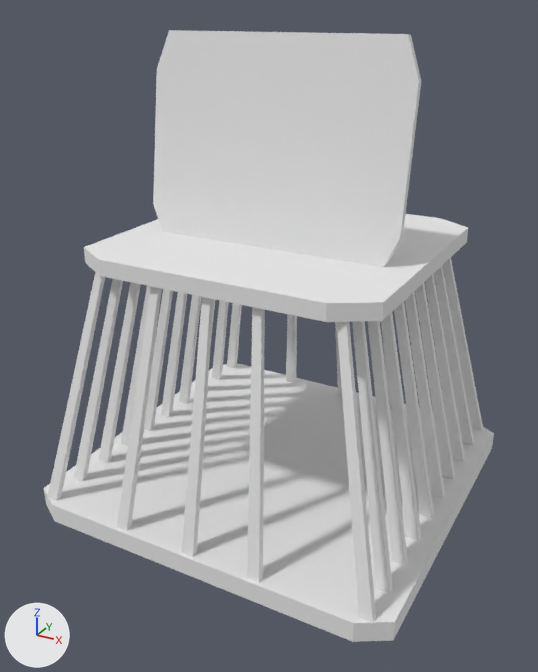
What one commit did to the OBJ model Game/_vs2015/release_dynamic_exe/mge/models/cage.obj.
Both versions are drawn from a 50 mm camera at (1.09, -2.1, 1.58) aimed at (0.0, -0.1, 0.59). Every picture has the same lights, and +X, +Y and +Z are marked at lower left. Where no turn or scale is listed for an object, it has been applied to the vertices.

Objects in the first picture: 'cage'.
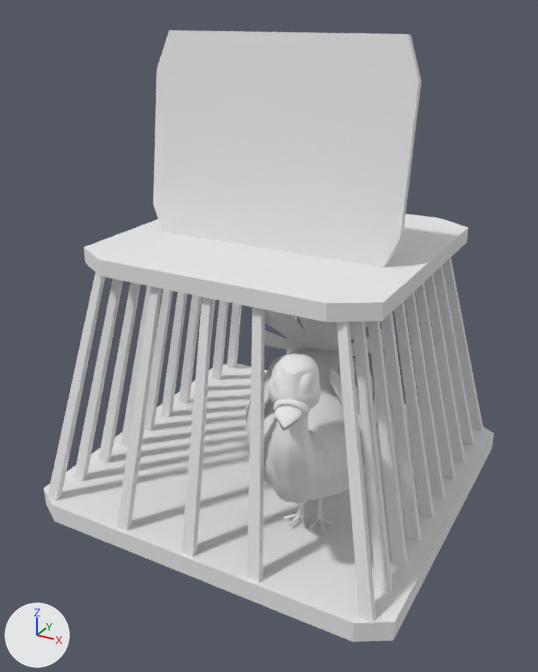
Where the change shows, as pixel boxes [x1, y1, x2, y2] in the pictures (538 x 672 px):
part 1 of me_cage, added
    after: [246, 310, 396, 531]

What the commit changed:
me_cage is used by ob_cage; location (0.0, 0.0, 0.0).
me_cage had 280 vertices, 330 faces and spanned x -0.65..0.65, y -0.63..0.62, z -0.02..1.52.
me_cage now has 3059 vertices, 5696 faces and spans x -0.65..0.65, y -0.69..0.62, z -0.08..1.52.
me_cage part 1: 2737 vertices added at x -0.07..0.46, y -0.69..0.01, z 0.06..0.87.
me_cage no longer uses material mat_barrier2_initialshadinggroup (white #e7e7e7).
